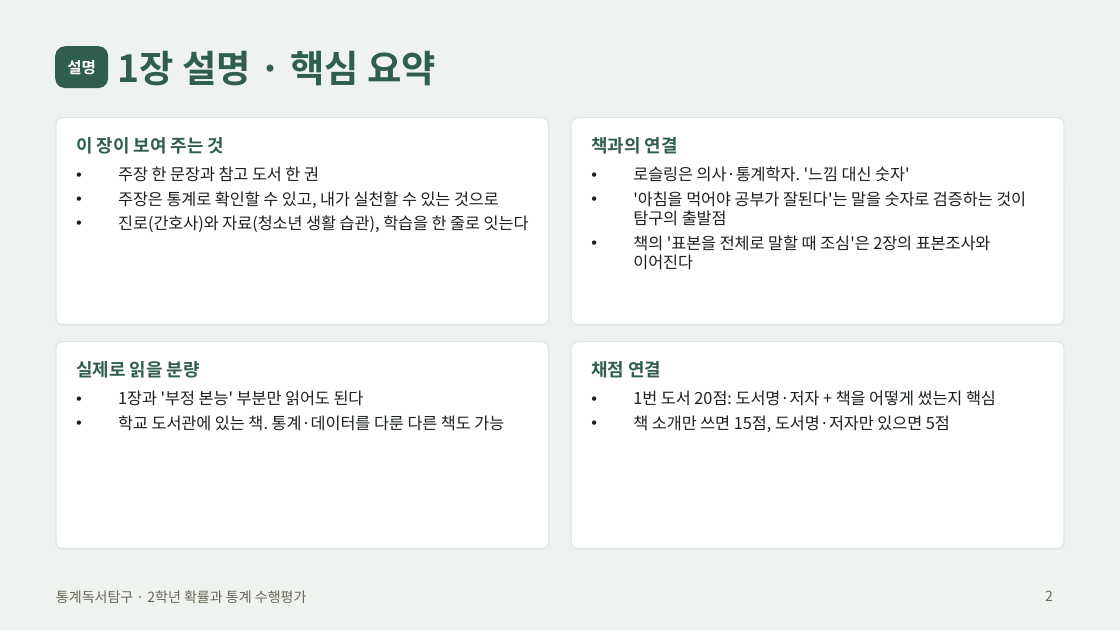
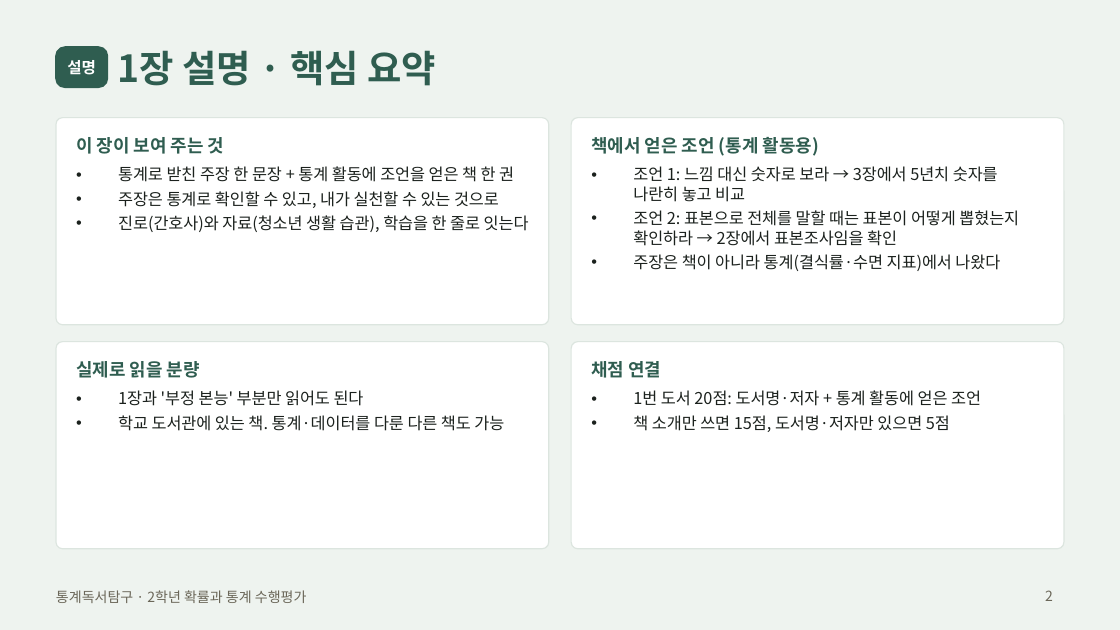
Before and after one commit to jaegeunsongsong/autobot, a slide deck: slide 2 of docs/2026-2학기-통계독서탐구-수행평가/발표예시-간호.pptx. Drawn at 1120x630 pixels with LibreOffice and Linux fonts; fonts in the diff are those of the drawing. Boxes give left, top, right and bottom in pixels: in the first picture for what was removed or moved away, otherwise in the second. Text is boxed around its words. In the diff, an @@ line names an element or a change of style, - is before the commit and + after.

```diff
--- a/docs/2026-2학기-통계독서탐구-수행평가/발표예시-간호.pptx
+++ b/docs/2026-2학기-통계독서탐구-수행평가/발표예시-간호.pptx
@@ text at bbox=[591, 137, 819, 156]: text changed @@
-책과의 연결
+책에서 얻은 조언 (통계 활동용)
@@ text at bbox=[118, 166, 514, 182]: text changed @@
-• 주장 한 문장과 참고 도서 한 권
+• 통계로 받친 주장 한 문장 + 통계 활동에 조언을 얻은 책 한 권
@@ text at bbox=[633, 166, 1019, 271]: text changed @@
-• 로슬링은 의사·통계학자. '느낌 대신 숫자'
-• '아침을 먹어야 공부가 잘된다'는 말을 숫자로 검증하는 것이 탐구의 출발점
-• 책의 '표본을 전체로 말할 때 조심'은 2장의 표본조사와 이어진다
+• 조언 1: 느낌 대신 숫자로 보라 → 3장에서 5년치 숫자를 나란히 놓고 비교
+• 조언 2: 표본으로 전체를 말할 때는 표본이 어떻게 뽑혔는지 확인하라 → 2장에서 표본조사임을 확인
+• 주장은 책이 아니라 통계(결식률·수면 지표)에서 나왔다
@@ text at bbox=[633, 390, 981, 406]: text changed @@
-• 1번 도서 20점: 도서명·저자 + 책을 어떻게 썼는지 핵심
+• 1번 도서 20점: 도서명·저자 + 통계 활동에 얻은 조언
```
Also in this commit, not shown: 1 other slide changed, 13 other files.
